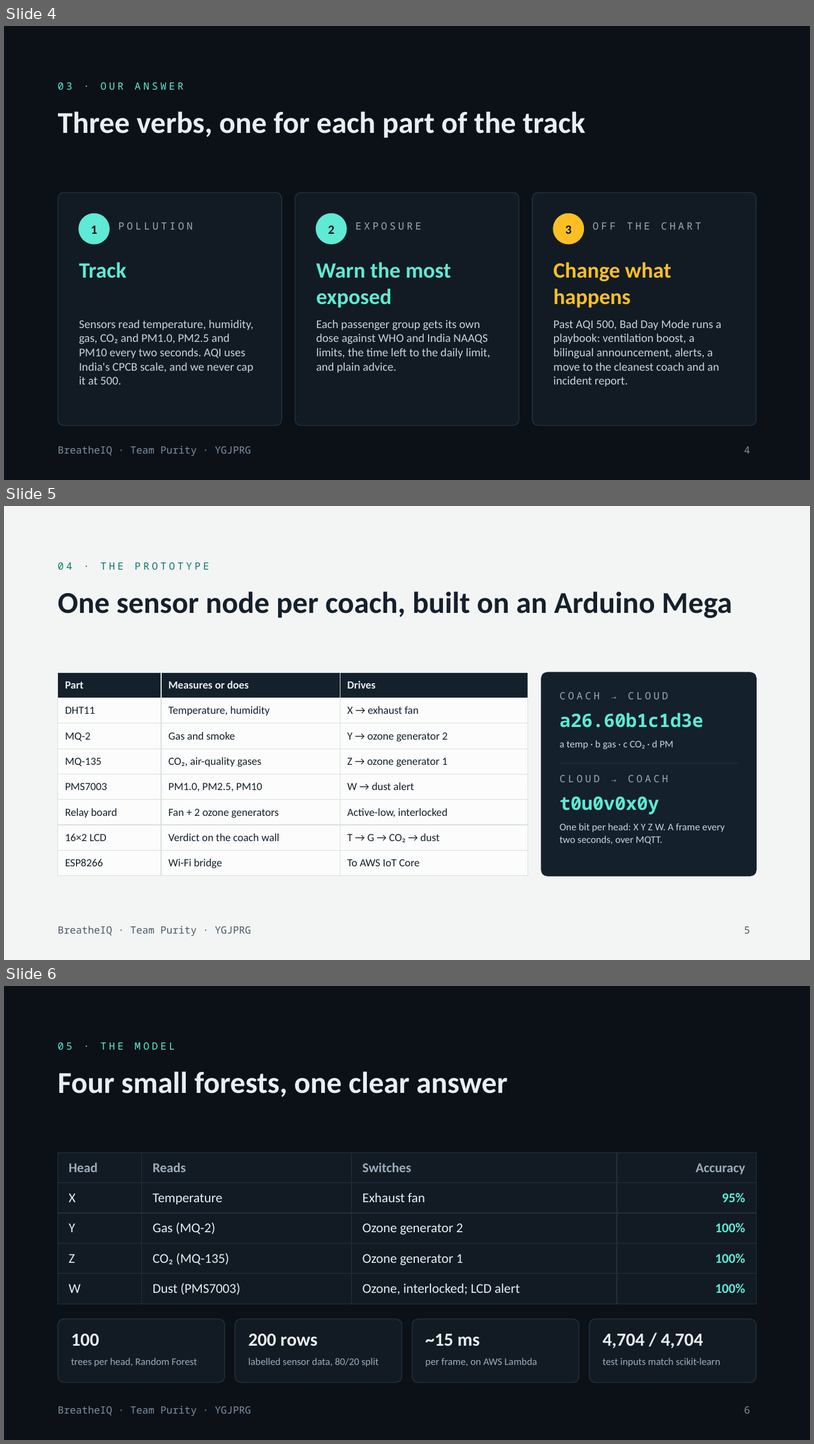
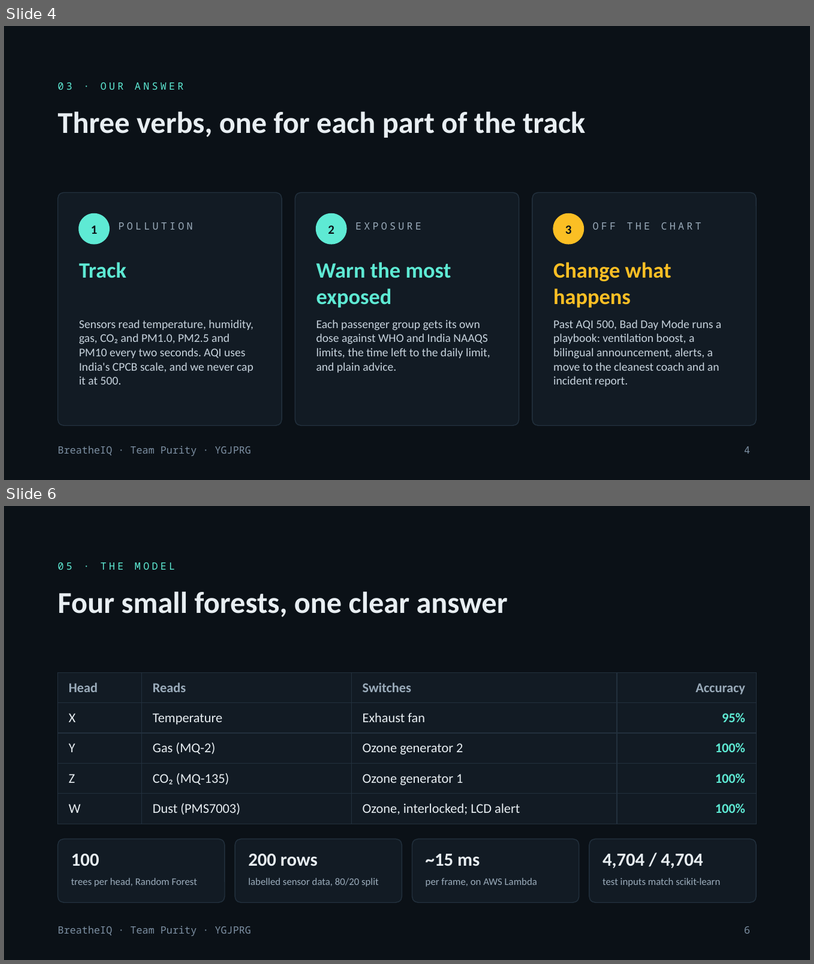
Before and after one commit to prayag-1771/BreatheIQ, a slide deck: docs/BreatheIQ-Team-Purity.pptx. Shown one above the other, each under a label of ours: slides 4, 5 and 6 before the commit, slides 4 and 6 after it; the slides between them are not shown. The pictures are 814x1444 and 814x964 pixels, drawn with LibreOffice and Linux fonts; fonts in the diff are those of the drawing. Boxes give left, top, right and bottom in pixels: in the first picture for what was removed or moved away, otherwise in the second. Text is boxed around its words. In the diff, an @@ line names an element or a change of style, - is before the commit and + after.

Commit message:
Add the hardware prototype photo, sharper screenshots and the video demo
README: links to the YouTube demo and the live deployment at the top, a clickable video thumbnail, the labelled prototype photo with its parts, and full-width 3x screenshots of the live dashboard. Presentation: a prototype slide built on the photo, larger 3x screenshots on their own slides, and the video link on the closing slide.

```diff
--- a/docs/BreatheIQ-Team-Purity.pptx
+++ b/docs/BreatheIQ-Team-Purity.pptx
@@ slide 5 removed at [4, 506, 810, 960], background #F2F5F4 @@
@@ text removed at [58, 562, 209, 570] @@
-04 · THE PROTOTYPE
@@ title removed at [58, 591, 732, 618] @@
-One sensor node per coach, built on an Arduino Mega
@@ table removed at [58, 672, 528, 870], 8 rows, 3 columns @@
-Part | Measures or does | Drives
-DHT11 | Temperature, humidity | X → exhaust fan
-MQ-2 | Gas and smoke | Y → ozone generator 2
-MQ-135 | CO₂, air-quality gases | Z → ozone generator 1
-PMS7003 | PM1.0, PM2.5, PM10 | W → dust alert
-Relay board | Fan + 2 ozone generators | Active-low, interlocked
-16×2 LCD | Verdict on the coach wall | T → G → CO₂ → dust
-ESP8266 | Wi-Fi bridge | To AWS IoT Core
@@ rounded rectangle removed at [542, 672, 756, 876] @@
@@ text removed at [560, 692, 668, 699] @@
-COACH → CLOUD
@@ text removed at [560, 712, 704, 727] @@
-a26.60b1c1d3e
@@ text removed at [560, 740, 674, 749] @@
-a temp · b gas · c CO₂ · d PM
@@ text removed at [560, 775, 668, 782] @@
-CLOUD → COACH
@@ line removed from (560, 763) to (738, 763) @@
@@ text removed at [560, 796, 659, 814] @@
-t0u0v0x0y
@@ text removed at [560, 823, 725, 844] @@
-One bit per head: X Y Z W. A frame every two seconds, over MQTT.
@@ text removed at [58, 925, 251, 936] @@
-BreatheIQ · Team Purity · YGJPRG
@@ page number removed at [744, 926, 750, 933] @@
-5
```
Also in this commit, not shown: 4 slides changed, 4 slides added, 1 other slide removed, 8 other files.
